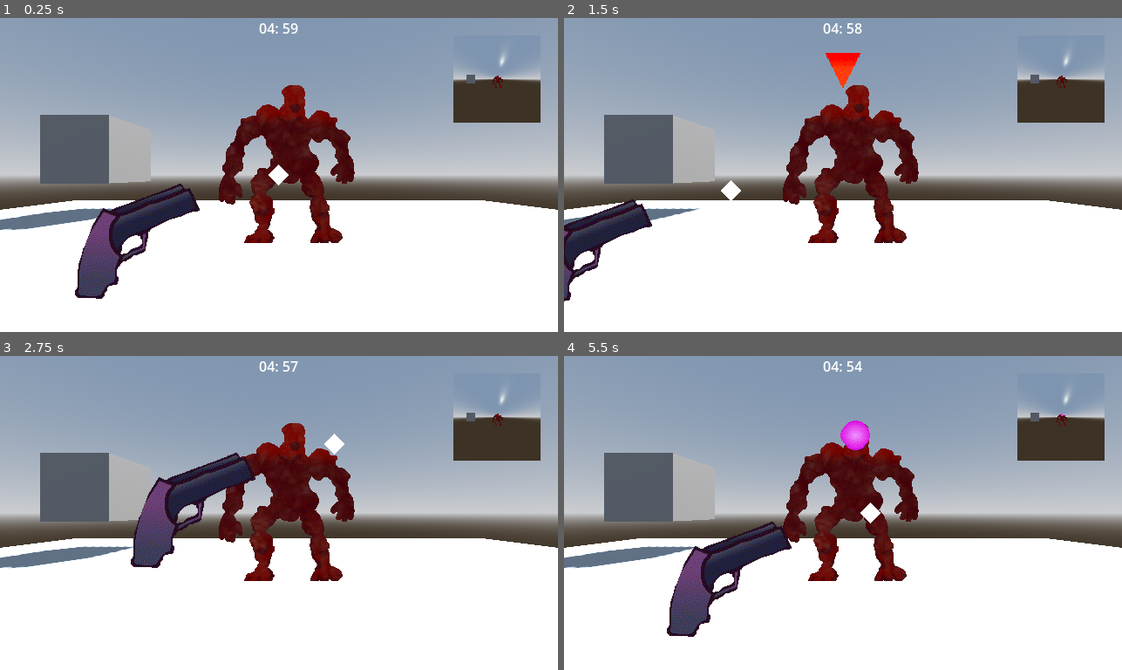
Above: before the commit, frames 1-4 (two rows, left to right).
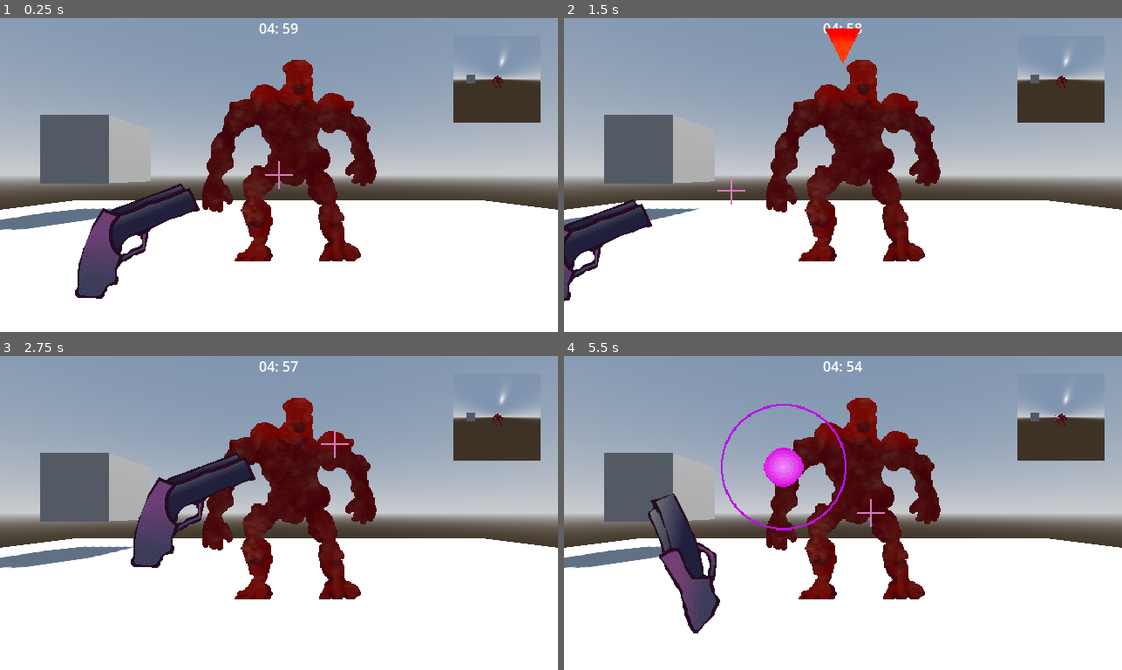
Above: after the commit, the same moments.

Repository: danielday-dev/dungeon-crawler-jam-2025
Game: Godot game, scene res://Levels/combatsave.tscn
Same seed, same stepped clock (60 frames per second), same inputs: the game is played once before the commit and once after it.
Inputs (mouse positions are in pixels of both pictures, inside the frame that each line leads up to):
- Up to frame 1 (0.25 s): no input
- Up to frame 2 (1.5 s): tap Enter at 0.5 s; move the mouse to (965, 159) at 0.52 s; hold D (right) 0.53-1.28 s; tap Q (look_left) at 0.6 s; click (965, 159) at 0.67 s; tap Space at 1.25 s; move the mouse to (731, 190) at 1.27 s; hold S (down) from 1.28 s (still down); tap E (look_right) at 1.35 s; click (731, 190) at 1.42 s
- Up to frame 3 (2.75 s): tap Enter at 2 s; move the mouse to (334, 443) at 2.02 s; release S (down) at 2.03 s; hold D (right) from 2.03 s (still down); tap Q (look_left) at 2.1 s; click (334, 443) at 2.17 s
- Up to frame 4 (5.5 s): tap Space at 2.75, 5 s; move the mouse to (815, 575) at 2.77 s; release D (right) at 2.78 s; hold W (up) 2.78-3.53 s; tap E (look_right) at 2.85, 4.35 s; click (815, 575) at 2.92 s; tap Enter at 3.5 s; move the mouse to (1010, 560) at 3.52 s; hold A (left) 3.53-5.03 s; tap Q (look_left) at 3.6, 5.1 s; click (1010, 560) at 3.67 s; move the mouse to (675, 465) at 4.27 s; click (675, 465) at 4.42 s; move the mouse to (870, 513) at 5.02 s; hold S (down) from 5.03 s (still down); click (870, 513) at 5.17 s

The runs differ from the first frame. In frame 1, 7.9% of the frame differs, in the area x 36-68%, y 13-78%; in frame 2, 8.6%; in frame 3, 7.2%; in frame 4, 13%, in the area x 15-90%, y 13-90%.

Commit message:
feat: combat w dodging + shooting based on heartbeat timer

Diff:
--- a/Assets/Combat/Gun/gun.gd
+++ b/Assets/Combat/Gun/gun.gd
@@ -1,18 +1,33 @@
 extends Node2D
 
-@onready var _gun: Node2D = $Gun
-@onready var _cursor: Node2D = $Cursor
+class_name Gun
 
-@export var _gun_follow_speed: float = 640.0 * 2.0
+@onready var _gun: AnimatedSprite2D = $Gun;
+@onready var _cursor: Sprite2D = $Cursor;
 
+@export var _gun_follow_speed: float = 640.0 * 2.0;
+
+var _combat_active: bool = false;
 var _screen_size: Vector2;
 
 func _ready() -> void:
-	Input.mouse_mode = Input.MOUSE_MODE_HIDDEN
-	_screen_size = get_viewport_rect().size
+	Input.mouse_mode = Input.MOUSE_MODE_HIDDEN;
+	_screen_size = get_viewport_rect().size;
+	_gun.speed_scale = 0;
 
 func _process(delta: float) -> void:
-	var mouse_pos: Vector2 = get_global_mouse_position()
-	var target_position: Vector2 = mouse_pos - (_screen_size / 2)
-	_gun.position = _gun.position.move_toward(target_position, delta * _gun_follow_speed)
-	_cursor.position = mouse_pos
+	if (!_combat_active):
+		return;
+
+	var mouse_pos: Vector2 = get_global_mouse_position();
+	var target_position: Vector2 = mouse_pos - (_screen_size / 2);
+	_gun.position = _gun.position.move_toward(target_position, delta * _gun_follow_speed);
+	_cursor.position = mouse_pos;
+
+func _set_combat_active(active: bool = false) -> void:
+	_combat_active = active;
+	_cursor.visible = active;
+
+func _shoot() -> void:
+	_gun.speed_scale = 1;
+	_gun.play();
--- a/Assets/Combat/Gun/gun.tscn
+++ b/Assets/Combat/Gun/gun.tscn
@@ -1,16 +1,19 @@
-[gd_scene load_steps=3 format=3 uid="uid://b4tx0jgg7b4pn"]
+[gd_scene load_steps=4 format=3 uid="uid://ck77esvcdx6lx"]
 
 [ext_resource type="Script" uid="uid://dq7y2s3shi1qg" path="res://Assets/Combat/Gun/gun.gd" id="1_lo5tv"]
 [ext_resource type="SpriteFrames" uid="uid://dqcvgwukge7b3" path="res://Assets/Combat/Gun/gun_sprite_frames.tres" id="2_7owna"]
+[ext_resource type="Texture2D" uid="uid://droyjk3ndymqs" path="res://Assets/Combat/Sprites/Crosshair.png" id="3_vngw6"]
 
 [node name="Gun" type="Node2D"]
 script = ExtResource("1_lo5tv")
 
 [node name="Gun" type="AnimatedSprite2D" parent="."]
 sprite_frames = ExtResource("2_7owna")
+animation = &"shoot"
+frame = 7
+frame_progress = 1.0
 centered = false
 
-[node name="Cursor" type="Polygon2D" parent="."]
+[node name="Cursor" type="Sprite2D" parent="."]
 position = Vector2(360, 180)
-scale = Vector2(1.04167, 1.21053)
-polygon = PackedVector2Array(0, 9.91304, -11.52, 0, 0, -9.91304, 11.52, 0)
+texture = ExtResource("3_vngw6")
--- a/Assets/Combat/Gun/gun_sprite_frames.tres
+++ b/Assets/Combat/Gun/gun_sprite_frames.tres
@@ -19,28 +19,31 @@
 "speed": 5.0
 }, {
 "frames": [{
+"duration": 0.4,
+"texture": ExtResource("1_pojma")
+}, {
+"duration": 0.2,
+"texture": ExtResource("2_w6fvf")
+}, {
+"duration": 0.1,
+"texture": ExtResource("3_qw6n5")
+}, {
+"duration": 0.2,
+"texture": ExtResource("4_ngt3x")
+}, {
+"duration": 0.5,
+"texture": ExtResource("5_kwo2l")
+}, {
+"duration": 0.5,
+"texture": ExtResource("6_7px6l")
+}, {
+"duration": 0.6,
+"texture": ExtResource("7_wbcud")
+}, {
 "duration": 1.0,
 "texture": ExtResource("1_pojma")
-}, {
-"duration": 1.0,
-"texture": ExtResource("2_w6fvf")
-}, {
-"duration": 1.0,
-"texture": ExtResource("3_qw6n5")
-}, {
-"duration": 1.0,
-"texture": ExtResource("4_ngt3x")
-}, {
-"duration": 1.0,
-"texture": ExtResource("5_kwo2l")
-}, {
-"duration": 1.0,
-"texture": ExtResource("6_7px6l")
-}, {
-"duration": 1.0,
-"texture": ExtResource("7_wbcud")
 }],
-"loop": true,
+"loop": false,
 "name": &"shoot",
-"speed": 5.0
+"speed": 4.0
 }]
--- /dev/null
+++ b/Assets/Combat/TargetingRing/targeting_ring.gd
@@ -0,0 +1,29 @@
+extends Sprite3D
+
+@export var _timer: Heartbeat;
+
+var _ring_size = 1.0;
+var _weakspot_size = 0.2;
+
+func _ready() -> void:
+	scale = Vector3(_ring_size, _ring_size, 1);
+	visible = false;
+
+func _process(delta: float) -> void:
+	if (!visible):
+		return;
+
+	var ring_scale: float = move_toward(_ring_size, _weakspot_size, (_timer._time_since_last_beat / _timer._bps) * (_ring_size - _weakspot_size));
+	scale = Vector3(ring_scale, ring_scale, 1);
+
+func _set_ring_visible(setVisible: bool = true):
+	visible = setVisible;
+	scale = Vector3(_ring_size, _ring_size, 1);
+
+# Reveal weak spot
+func _on_combat_weak_spot_reveal() -> void:
+	_set_ring_visible(true);
+
+# Hide weak spot
+func _on_heartbeat_heart_beat() -> void:
+	_set_ring_visible(false);
--- /dev/null
+++ b/Assets/Combat/TargetingRing/targeting_ring_3d.tscn
@@ -0,0 +1,10 @@
+[gd_scene load_steps=3 format=3 uid="uid://ddffnt81wfxkt"]
+
+[ext_resource type="Texture2D" uid="uid://copd2aefevoam" path="res://Assets/Combat/TargetingRing/TargetRing.png" id="1_5jdew"]
+[ext_resource type="Script" uid="uid://bxhojjmw7quel" path="res://Assets/Combat/TargetingRing/targeting_ring.gd" id="2_26u6o"]
+
+[node name="TargetingRing3D" type="Sprite3D"]
+billboard = 2
+texture_filter = 0
+texture = ExtResource("1_5jdew")
+script = ExtResource("2_26u6o")
--- a/Assets/Combat/combat.gd
+++ b/Assets/Combat/combat.gd
@@ -3,6 +3,11 @@
 enum PlayerState { NONE, DODGE, DODGE_COOLDOWN };
 enum Action { ATK_START, ATK_END, WEAK_SPOT, WAIT };
 
+@onready var _gun: Gun = $Gun;
+var cam: Camera3D;
+
+@export var _timer: Heartbeat;
+@export var _attackRing: Sprite3D;
 @export var _attackPattern: Array[Action] = [
 	Action.ATK_START,
 	Action.ATK_END,
@@ -12,12 +17,15 @@
 	Action.WAIT
 ];
 @export var _weakSpotsParent: Node3D;
-@export var _attackIndicators: Array[TextureRect];
+@export var _attackIndicatorsParent: Node;
+
+signal weak_spot_reveal;
 
 # dict of attack directions and the corresponding input direction that allows you to dodge successfully
 # (the reverse of the attack dir)
 var _directions: Array[Vector2] = [Vector2.DOWN, Vector2.LEFT, Vector2.UP, Vector2.RIGHT];
 var _weak_spots: Array[Sprite3D];
+var _attack_indicators: Array[TextureRect]
 
 var _current_action: Dictionary = {};
 var _current_weak_spot: Sprite3D;
@@ -26,16 +34,19 @@
 var _player_state: PlayerState = PlayerState.NONE;
 var _dodge_input_direction: Vector2 = Vector2.ZERO;
 var _time_since_dodge_input: float = 0.0;
-var _dodge_input_window: float  = 0.5; # dodging within this many seconds of hit will register successfully
-var _dodge_input_lockout_time: float = 0.5; # can't dodge again for this many seconds after input
+var _dodge_input_window: float  = 0.25; # dodging within this many seconds of hit will register successfully
+var _dodge_input_lockout_time: float = 1.0; # can't dodge again for this many seconds after input
 var _check_click_hit_weak_spot: bool = false;
-
-@export var timer: Heartbeat;
+var _shoot_input_window: float = 0.25;
 
 func _ready() -> void:
 	_weak_spots.assign(_weakSpotsParent.find_children("*", "Sprite3D", true, false));
+	_attack_indicators.assign(_attackIndicatorsParent.find_children("*", "TextureRect", true, false));
+	cam = get_viewport().get_camera_3d();
+
 	_set_visible_indicators();
 	_set_visible_weak_spots();
+	_gun._set_combat_active(true);
 
 func _unhandled_input(event) -> void:
 	if event is not InputEventMouseButton:
@@ -47,7 +58,8 @@
 	if _current_weak_spot == null:
 		return;
 
-	_check_click_hit_weak_spot = true
+	_gun._shoot();
+	_check_click_hit_weak_spot = true;
 
 func _physics_process(delta):
 	if (!_check_click_hit_weak_spot):
@@ -55,7 +67,6 @@
 
 	_check_click_hit_weak_spot = false;
 	var space_state = get_world_3d().direct_space_state;
-	var cam = get_viewport().get_camera_3d();
 	var mousepos = get_viewport().get_mouse_position();
 
 	var origin = cam.project_ray_origin(mousepos);
@@ -68,16 +79,19 @@
 		print_debug("Missed weak spot")
 		return;
 
-	print_debug(result.collider.name)
 	print_debug("Hit weak spot");
+
 	_set_visible_weak_spots()
 	_current_weak_spot = null;
+
+	if (_timer._bps - _timer._time_since_last_beat > _shoot_input_window):
+		print_debug("Shot too early...")
 
 func _process(delta: float) -> void:
 	# if action needs processing, process it
 	if _current_action != {} && !_processed_action:
 		match _current_action["Type"]:
-			Action.WAIT: print_debug("WAITING"); _processed_action = true;
+			Action.WAIT: _wait();
 			Action.ATK_START: _attack_windup(delta);
 			Action.ATK_END: _attack_hit();
 			Action.WEAK_SPOT: _reveal_weak_spot();
@@ -100,6 +114,11 @@
 			_time_since_dodge_input = 0.0;
 			_player_state = PlayerState.NONE;
 
+func _wait() -> void:
+	print_debug("WAITING");
+	_set_visible_weak_spots();
+	_processed_action = true;
+
 func _attack_windup(delta: float) -> void:
 	if (_player_state == PlayerState.NONE):
 		var dodge_input: Vector2 = Input.get_vector("left", "right", "up", "down");
@@ -120,10 +139,15 @@
 
 func _reveal_weak_spot() -> void:
 	var rand = randi_range(0, _weak_spots.size() - 1);
-	_current_weak_spot = _weak_spots[rand]
-	_set_visible_weak_spots(rand)
+	_current_weak_spot = _weak_spots[rand];
+	_set_visible_weak_spots(rand);
+	#var weakspotPos = cam.unproject_position(_current_weak_spot.global_position);
+	#print_debug(weakspotPos);
+	#_attackRing.set_position(weakspotPos);
+	_attackRing.set_global_position(_current_weak_spot.global_position);
 	print_debug("Weak spot revealed");
 	_processed_action = true;
+	weak_spot_reveal.emit();
 
 func _set_visible_weak_spots(active: int = -1) -> void:
 	for i in range(0, _weak_spots.size()):
@@ -131,7 +155,7 @@
 
 func _set_visible_indicators(active: int = -1) -> void:
 	for i in range(0, _directions.size()):
-		_attackIndicators[i].visible = (i == active);
+		_attack_indicators[i].visible = (i == active);
 
 # all combat actions happen on heartbeat
 # enemy attack hit should maybe happen a tiny bit after the heartbeat? to allow player to perfectly time dodge to the beat
--- /dev/null
+++ b/Assets/Combat/combat.tscn
@@ -0,0 +1,9 @@
+[gd_scene load_steps=3 format=3 uid="uid://b1xlm6mmsi7mp"]
+
+[ext_resource type="Script" uid="uid://7jbtp3hsw3gc" path="res://Assets/Combat/combat.gd" id="1_4ptbt"]
+[ext_resource type="PackedScene" uid="uid://ck77esvcdx6lx" path="res://Assets/Combat/Gun/gun.tscn" id="2_6ud8e"]
+
+[node name="Combat" type="Node3D"]
+script = ExtResource("1_4ptbt")
+
+[node name="Gun" parent="." instance=ExtResource("2_6ud8e")]
--- a/Assets/Timer/timer.gd
+++ b/Assets/Timer/timer.gd
@@ -1,35 +1,36 @@
-extends Node
+extends Node;
 
-class_name Heartbeat
+class_name Heartbeat;
 
-@onready var _audio_source = $AudioStreamPlayer
-@export var _text : RichTextLabel
+@onready var _audio_source = $AudioStreamPlayer;
+@export var _text : RichTextLabel;
 
 var _time_left : float = 5.0 * 60.0;
-var _base_bpm := 60.0
-var _bpm := 60.0
-var _time_since_last_beat = 0.0
+var _base_bpm := 60.0;
+var _bpm := 60.0;
+var _bps := 0.0;
+var _time_since_last_beat = 0.0;
 
-signal heart_beat
+signal heart_beat;
 
 func _process(delta: float) -> void:
-	_update_timer(delta)
-	_heartbeat(delta)
+	_update_timer(delta);
+	_heartbeat(delta);
 
 func _update_timer(delta: float) -> void:
-	var bpm_modifier = _bpm / _base_bpm
-	_time_left -= delta * bpm_modifier
-	var mins = floor(_time_left / 60.0)
-	var secs = _time_left - (mins * 60.0)
-	_text.text = "%02d: %02d" % [mins, secs]
+	var bpm_modifier = _bpm / _base_bpm;
+	_time_left -= delta * bpm_modifier;
+	var mins = floor(_time_left / 60.0);
+	var secs = _time_left - (mins * 60.0);
+	_text.text = "%02d: %02d" % [mins, secs];
 
 func _heartbeat(delta: float) -> void:
-	_time_since_last_beat += delta
-	var bps = 60.0 / _bpm
-	if (_time_since_last_beat >= bps):
-		_play_heartbeat()
-		_time_since_last_beat -= bps
+	_time_since_last_beat += delta;
+	_bps = 60.0 / _bpm;
+	if (_time_since_last_beat >= _bps):
+		_play_heartbeat();
+		_time_since_last_beat -= _bps;
 
 func _play_heartbeat() -> void:
-	_audio_source.play()
-	heart_beat.emit()
+	_audio_source.play();
+	heart_beat.emit();
--- a/Levels/combatsave.tscn
+++ b/Levels/combatsave.tscn
@@ -1,8 +1,8 @@
 [gd_scene load_steps=14 format=3 uid="uid://dfpb0wfedv01w"]
 
-[ext_resource type="Script" uid="uid://7jbtp3hsw3gc" path="res://Assets/Combat/combat.gd" id="1_k1dr4"]
+[ext_resource type="PackedScene" uid="uid://b1xlm6mmsi7mp" path="res://Assets/Combat/combat.tscn" id="1_cnvjw"]
 [ext_resource type="PackedScene" uid="uid://dhuuv1e6aff8j" path="res://Assets/Timer/heartbeat.tscn" id="2_cnvjw"]
-[ext_resource type="PackedScene" uid="uid://b4tx0jgg7b4pn" path="res://Assets/Combat/Gun/gun.tscn" id="4_pyban"]
+[ext_resource type="PackedScene" uid="uid://ddffnt81wfxkt" path="res://Assets/Combat/TargetingRing/targeting_ring_3d.tscn" id="5_0m6j6"]
 [ext_resource type="Texture2D" uid="uid://cdvwudv845sho" path="res://Assets/Combat/Sprites/Arrow.png" id="5_cnvjw"]
 [ext_resource type="Script" uid="uid://cjq6hjyjcbwxh" path="res://Assets/Minimap/minimap.gd" id="6_abpda"]
 [ext_resource type="PackedScene" uid="uid://cgnac65wpahfa" path="res://Assets/Combat/WeakPoint/weak_spot.tscn" id="7_k1dr4"]
@@ -28,16 +28,15 @@
 
 [node name="Level" type="Node3D"]
 
-[node name="Combat" type="Node3D" parent="." node_paths=PackedStringArray("_weakSpotsParent", "_attackIndicators", "timer")]
-script = ExtResource("1_k1dr4")
+[node name="Combat" parent="." node_paths=PackedStringArray("_timer", "_attackRing", "_weakSpotsParent", "_attackIndicatorsParent") instance=ExtResource("1_cnvjw")]
+_timer = NodePath("../Heartbeat")
+_attackRing = NodePath("../TargetingRing3D")
+_attackPattern = Array[int]([0, 1, 0, 1, 2, 3])
 _weakSpotsParent = NodePath("../Enemy/WeakSpots")
-_attackIndicators = [NodePath("../CanvasLayer/AttackIndicators/AttackUp"), NodePath("../CanvasLayer/AttackIndicators/AttackRight"), NodePath("../CanvasLayer/AttackIndicators/AttackDown"), NodePath("../CanvasLayer/AttackIndicators/AttackLeft")]
-timer = NodePath("../Heartbeat")
+_attackIndicatorsParent = NodePath("../CanvasLayer/AttackIndicators")
 
 [node name="Heartbeat" parent="." node_paths=PackedStringArray("_text") instance=ExtResource("2_cnvjw")]
 _text = NodePath("../CanvasLayer/TimerText")
-
-[node name="Gun" parent="." instance=ExtResource("4_pyban")]
 
 [node name="WorldEnvironment" type="WorldEnvironment" parent="."]
 environment = SubResource("Environment_wav5q")
@@ -111,9 +110,9 @@
 anchor_left = 0.5
 anchor_right = 0.5
 offset_left = -20.0
-offset_top = 80.0
+offset_top = 52.0
 offset_right = 20.0
-offset_bottom = 120.0
+offset_bottom = 92.0
 grow_horizontal = 2
 rotation = -1.5708
 size_flags_horizontal = 8
@@ -167,8 +166,13 @@
 texture = ExtResource("5_cnvjw")
 flip_h = true
 
+[node name="TargetingRing3D" parent="." node_paths=PackedStringArray("_timer") instance=ExtResource("5_0m6j6")]
+transform = Transform3D(0.75, 0, 0, 0, 0.75, 0, 0, 0, 0.75, 0.100052, -0.0975392, -1.46903)
+_timer = NodePath("../Heartbeat")
+
 [node name="Enemy" type="AnimatedSprite3D" parent="." groups=["WeakSpot"]]
-transform = Transform3D(0.75, 0, 0, 0, 0.75, 0, 0, 0, 0.75, 0.100052, -0.0975392, -1.88379)
+transform = Transform3D(0.75, 0, 0, 0, 0.75, 0, 0, 0, 0.75, 0.100052, -0.0975392, -1.46903)
+billboard = 2
 texture_filter = 0
 sprite_frames = ExtResource("7_pexy1")
 
@@ -181,4 +185,15 @@
 [node name="WeakSpot2" parent="Enemy/WeakSpots" instance=ExtResource("7_k1dr4")]
 transform = Transform3D(1, 0, 0, 0, 1, 0, 0, 0, 1, -0.617466, 0, 0)
 
+[node name="WeakSpot3" parent="Enemy/WeakSpots" instance=ExtResource("7_k1dr4")]
+transform = Transform3D(1, 0, 0, 0, 1, 0, 0, 0, 1, 0.583041, 0, 0)
+
+[node name="WeakSpot4" parent="Enemy/WeakSpots" instance=ExtResource("7_k1dr4")]
+transform = Transform3D(1, 0, 0, 0, 1, 0, 0, 0, 1, 0.296582, -0.588476, 0)
+
+[node name="WeakSpot5" parent="Enemy/WeakSpots" instance=ExtResource("7_k1dr4")]
+transform = Transform3D(1, 0, 0, 0, 1, 0, 0, 0, 1, -0.293828, -0.588476, 0)
+
+[connection signal="weak_spot_reveal" from="Combat" to="TargetingRing3D" method="_on_combat_weak_spot_reveal"]
 [connection signal="heart_beat" from="Heartbeat" to="Combat" method="_on_heartbeat_heart_beat"]
+[connection signal="heart_beat" from="Heartbeat" to="TargetingRing3D" method="_on_heartbeat_heart_beat"]
--- a/Levels/level.tscn
+++ b/Levels/level.tscn
@@ -20,7 +20,7 @@
 sky = SubResource("Sky_gtnvv")
 tonemap_mode = 2
 
-[node name="Level" type="Node3D"]
+[node name="Level2" type="Node3D"]
 
 [node name="GameState" parent="." instance=ExtResource("1_t80w2")]
 
Binary file added: Assets/Combat/Sprites/Crosshair.png
Not shown, added: Assets/Combat/Sprites/Crosshair.png.import
Binary file added: Assets/Combat/TargetingRing/TargetRing.png
Not shown, added: Assets/Combat/TargetingRing/TargetRing.png.import
Not shown, added: Assets/Combat/TargetingRing/targeting_ring.gd.uid
